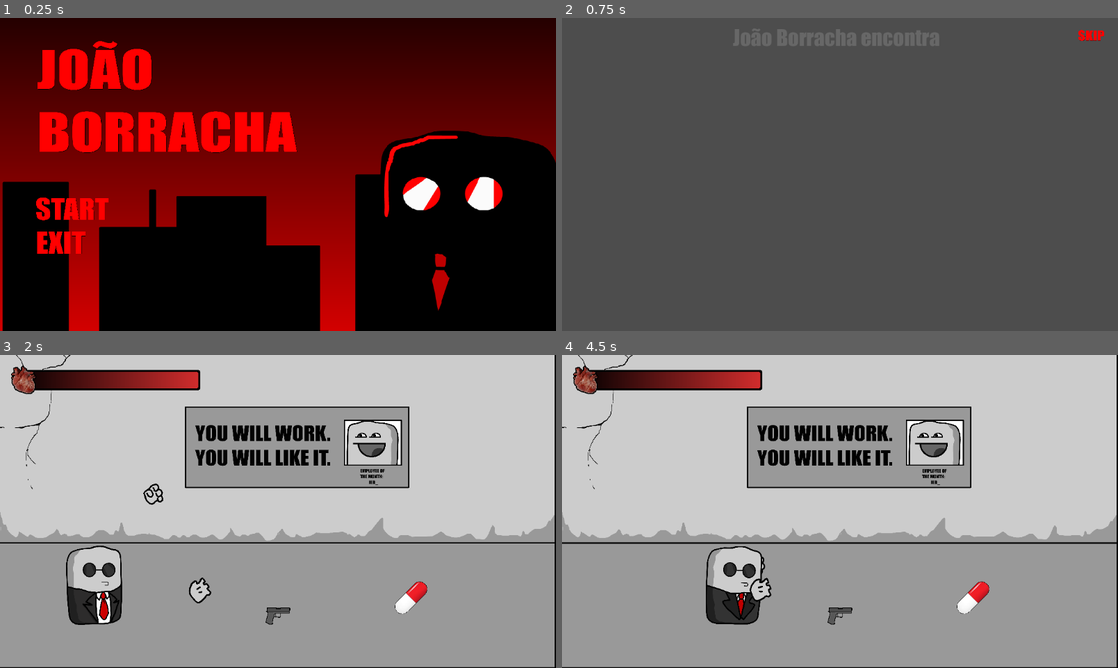
Above: before the commit, frames 1-4 (two rows, left to right).
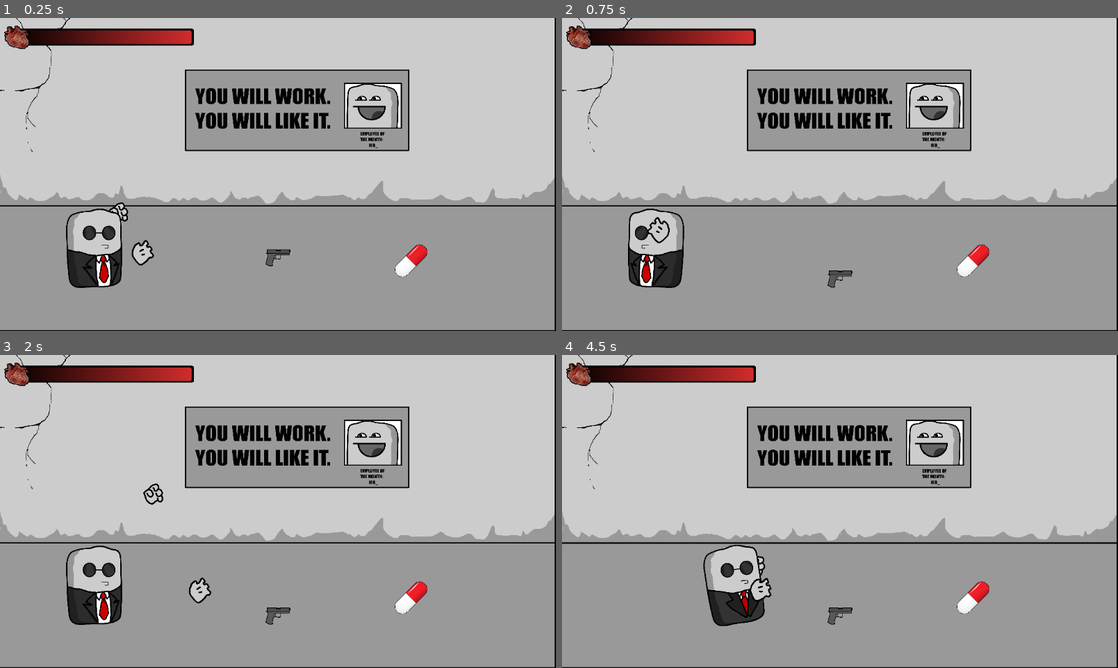
Above: after the commit, the same moments.

Repository: PH1LIPPUS/JoaoBorracha
Game: Godot game, scene res://Sceens/game.tscn
Same seed, same stepped clock (60 frames per second), same inputs: the game is played once before the commit and once after it. Before the commit the project starts from res://Sceens/main.tscn.
Inputs (mouse positions are in pixels of both pictures, inside the frame that each line leads up to):
- Up to frame 1 (0.25 s): no input
- Up to frame 2 (0.75 s): click (634, 208) at 0.52 s
- Up to frame 3 (2 s): click (528, 373) at 1.27 s
- Up to frame 4 (4.5 s): move the mouse to (962, 495) at 2.02 s; hold E (pickup) 2.03-2.78 s; hold D (right) 2.03-3.53 s; tap Space (jump) at 2.27, 3.02 s; tap Shift (run) at 2.3, 2.85, 3.8 s; move the mouse to (728, 527) at 2.77 s; tap E (pickup) at 3.05 s; move the mouse to (895, 442) at 3.52 s; hold A (left) 3.53-4.28 s; hold E (pickup) 3.53-4.28 s; move the mouse to (812, 574) at 4.27 s; hold D (right) from 4.28 s (still down); tap Ctrl (precision_aim) at 4.35 s

The runs differ from the first frame. In frame 1, 99% of the frame differs, in the area x 0-100%, y 0-100%; in frame 2, 99%; in frame 3, 2.0%; in frame 4, 2.9%.

Commit message:
Bg 2 e player

Diff:
--- a/joaoborracha/Player/grab_area.gd
+++ b/joaoborracha/Player/grab_area.gd
@@ -1 +1,14 @@
 extends Area2D
+
+@export var inareawp = false
+
+func _on_body_entered(body: Node2D) -> void:
+	if body.is_in_group("weapon") :
+		inareawp= true
+		print("entrou")
+
+
+func _on_body_exited(body: Node2D) -> void:
+	if body.is_in_group("weapon"):
+		inareawp= true
+		print("saiu")
--- a/joaoborracha/Player/player.tscn
+++ b/joaoborracha/Player/player.tscn
@@ -59,9 +59,6 @@
 "texture": ExtResource("2_hqtel")
 }, {
 "duration": 1.0,
-"texture": ExtResource("1_i3pqv")
-}, {
-"duration": 1.0,
 "texture": ExtResource("3_sweqy")
 }],
 "loop": true,
@@ -137,7 +134,7 @@
 
 [node name="Player" type="CharacterBody2D" groups=["player"]]
 position = Vector2(3, 2)
-collision_layer = 2
+collision_layer = 6
 collision_mask = 9
 script = ExtResource("1_od3ui")
 
@@ -151,10 +148,14 @@
 animation = &"aim"
 autoplay = "idle"
 
-[node name="PickupArea" type="Area2D" parent="LeftHand"]
+[node name="PickupArea" type="Area2D" parent="LeftHand" groups=["player"]]
+position = Vector2(107, 1)
+collision_layer = 2
+collision_mask = 4
 script = ExtResource("4_7emwf")
 
-[node name="CollisionShape2D" type="CollisionShape2D" parent="LeftHand/PickupArea"]
+[node name="L" type="CollisionShape2D" parent="LeftHand/PickupArea"]
+position = Vector2(-105, -3)
 shape = SubResource("CircleShape2D_qikd7")
 
 [node name="player" type="AnimatedSprite2D" parent="."]
@@ -162,9 +163,8 @@
 rotation = 3.14159
 scale = Vector2(0.3, -0.3)
 sprite_frames = SubResource("SpriteFrames_2hs0m")
-animation = &"idle"
+animation = &"walk"
 autoplay = "idle"
-frame_progress = 0.661194
 
 [node name="CollisionShape2D" type="CollisionShape2D" parent="."]
 shape = SubResource("RectangleShape2D_37c7o")
@@ -179,18 +179,20 @@
 animation = &"aim"
 autoplay = "idle"
 
-[node name="PickupArea" type="Area2D" parent="RightHand"]
+[node name="PickupArea" type="Area2D" parent="RightHand" groups=["player"]]
+collision_layer = 2
+collision_mask = 4
 script = ExtResource("4_7emwf")
 
-[node name="CollisionShape2D" type="CollisionShape2D" parent="RightHand/PickupArea"]
+[node name="R" type="CollisionShape2D" parent="RightHand/PickupArea"]
 shape = SubResource("CircleShape2D_nknpl")
 
 [node name="Barra de vida" type="CanvasLayer" parent="."]
 script = ExtResource("9_n471f")
 
 [node name="BarraSprite" type="AnimatedSprite2D" parent="Barra de vida"]
-position = Vector2(198, 45)
-scale = Vector2(1.1, 1.04944)
+position = Vector2(184.613, 34.1674)
+scale = Vector2(1.1, 0.867)
 sprite_frames = SubResource("SpriteFrames_m0h3t")
 animation = &"Vida"
 autoplay = "Vida"
@@ -200,3 +202,7 @@
 [node name="Camera2D" type="Camera2D" parent="."]
 position = Vector2(0, -148)
 limit_left = 0
+
+[connection signal="body_entered" from="LeftHand/PickupArea" to="LeftHand/PickupArea" method="_on_body_entered"]
+[connection signal="body_exited" from="LeftHand/PickupArea" to="LeftHand/PickupArea" method="_on_body_exited"]
+[connection signal="body_entered" from="RightHand/PickupArea" to="RightHand/PickupArea" method="_on_body_entered"]
--- a/joaoborracha/Resources/Guns/Pistol/pistol.tscn
+++ b/joaoborracha/Resources/Guns/Pistol/pistol.tscn
@@ -19,7 +19,6 @@
 
 [node name="Pistol" type="RigidBody2D" groups=["weapon"]]
 collision_layer = 4
-collision_mask = 3
 script = ExtResource("1_1fvv5")
 
 [node name="Sprite2D" type="AnimatedSprite2D" parent="."]
@@ -40,12 +39,14 @@
 position = Vector2(4.5, -3.8125)
 shape = SubResource("RectangleShape2D_vxg2f")
 
-[node name="Area2D" type="Area2D" parent="."]
+[node name="PickupArea" type="Area2D" parent="."]
+collision_layer = 4
+collision_mask = 2
 
-[node name="CollisionShape2D" type="CollisionShape2D" parent="Area2D"]
+[node name="CollisionShape2D" type="CollisionShape2D" parent="PickupArea"]
 position = Vector2(4, -4)
 shape = SubResource("RectangleShape2D_vxg2f")
 
 [node name="Timer" type="Timer" parent="."]
 
-[connection signal="body_entered" from="Area2D" to="." method="_on_colisão_body_entered"]
+[connection signal="body_entered" from="PickupArea" to="." method="_on_pickup_area_body_entered"]
--- a/joaoborracha/Sceens/map.tscn
+++ b/joaoborracha/Sceens/map.tscn
@@ -1,6 +1,7 @@
-[gd_scene load_steps=4 format=3 uid="uid://dsx81hqv41qad"]
+[gd_scene load_steps=5 format=3 uid="uid://dsx81hqv41qad"]
 
 [ext_resource type="Texture2D" uid="uid://bfyhrje8kmbea" path="res://Resources/resources/sprites/bg/bg1.png" id="1_k0hrr"]
+[ext_resource type="Texture2D" uid="uid://b44a4c7avvtsd" path="res://Resources/resources/sprites/bg/bg2.png" id="2_omlh4"]
 
 [sub_resource type="RectangleShape2D" id="RectangleShape2D_1kbfe"]
 size = Vector2(3725, 170)
@@ -15,6 +16,11 @@
 scale = Vector2(0.278071, 0.258268)
 texture = ExtResource("1_k0hrr")
 
+[node name="Bg2" type="Sprite2D" parent="."]
+position = Vector2(1729, 322)
+scale = Vector2(0.278, 0.258)
+texture = ExtResource("2_omlh4")
+
 [node name="Colisões" type="StaticBody2D" parent="."]
 
 [node name="Chao" type="CollisionShape2D" parent="Colisões"]
--- a/joaoborracha/project.godot
+++ b/joaoborracha/project.godot
@@ -11,13 +11,12 @@
 [application]
 
 config/name="JoaoBorracha"
-run/main_scene="uid://wt6ly2t1kea8"
+run/main_scene="uid://bahbug2nbbn0r"
 config/features=PackedStringArray("4.4", "Forward Plus")
 config/icon="uid://b3n1ktd61c03j"
 
 [display]
 
-window/size/mode=3
 window/stretch/mode="viewport"
 
 [input]
Binary file added: joaoborracha/Resources/resources/sprites/bg/bg2.aseprite
Binary file added: joaoborracha/Resources/resources/sprites/bg/bg2.png
Not shown, added: joaoborracha/Resources/resources/sprites/bg/bg2.png.import
Not shown, added: joaoborracha/Resources/resources/sprites/bg/johnnyOrigin.mp4
